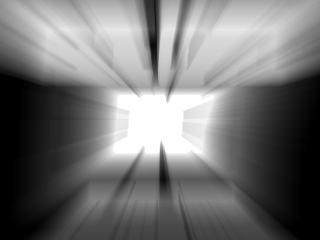
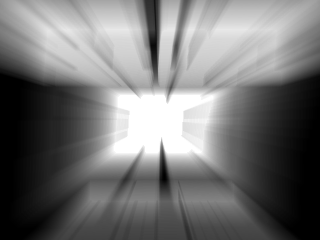
Layered file, before and after one edit (w=320, h=240). Changes by layer:
added layer "Layer #9" above "Layer #7" over (161, 137, 173, 199)
hid "Layer #6" over (161, 137, 173, 199)
